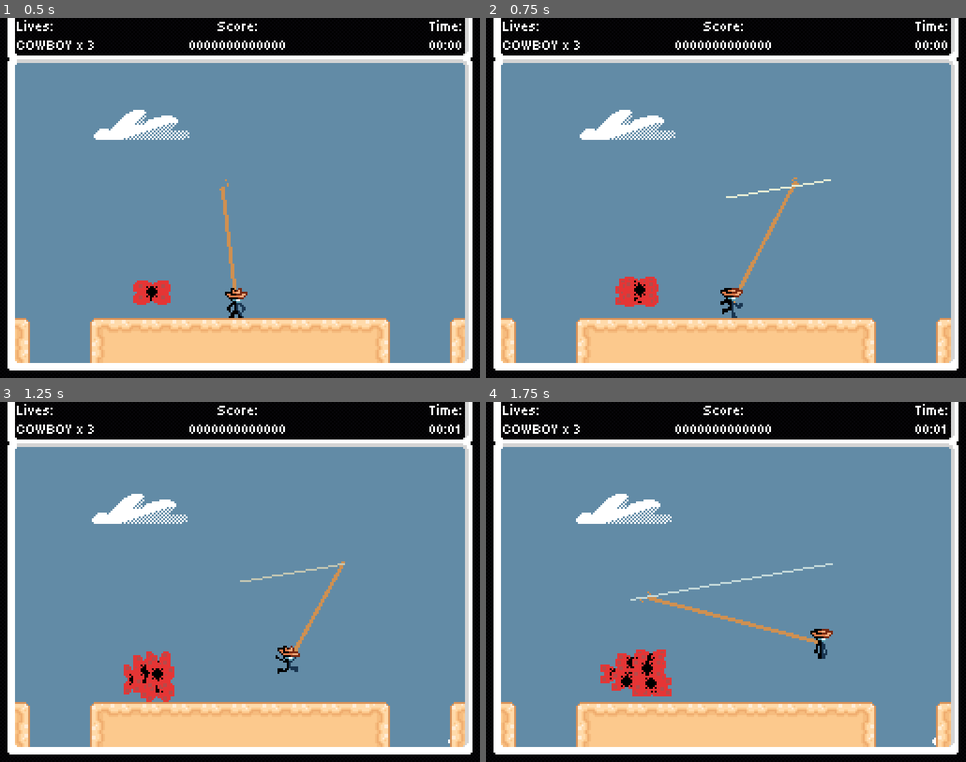
Above: before the commit, frames 1-4 (two rows, left to right).
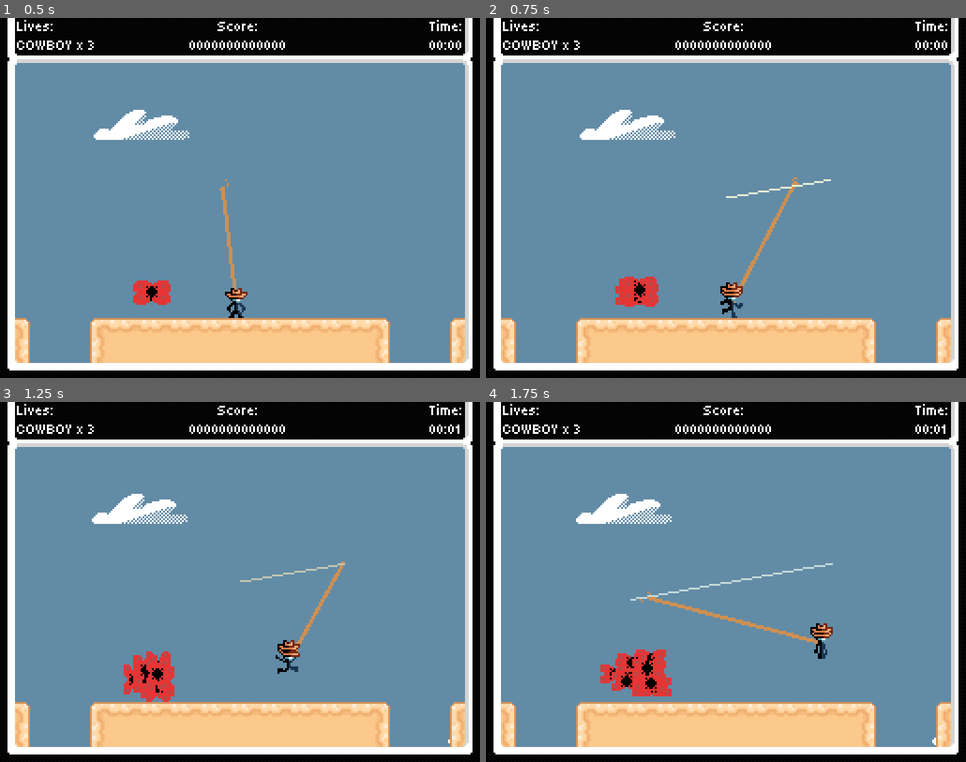
Above: after the commit, the same moments.

Repository: Jcodefox/GMTK-2025
Game: Godot game, scene res://scenes/topscenes/gameplay_topscene.tscn
The game is run twice, just before and just after one commit, with the same random seed, the same clock (stepped at 60 frames per second) and the same inputs.
Inputs (mouse positions are in pixels of both pictures, inside the frame that each line leads up to):
- Up to frame 1 (0.5 s): no input
- Up to frame 2 (0.75 s): move the mouse to (831, 180) at 0.52 s; hold D (move_right) from 0.53 s (still down)
- Up to frame 3 (1.25 s): keep holding D (move_right); tap Space (move_jump) at 0.77 s
- Up to frame 4 (1.75 s): keep holding D (move_right); move the mouse to (630, 600) at 1.27 s; tap Space (move_jump) at 1.52 s

Frame 1 is identical in both runs. In frame 2, less than 0.1% of the frame differs, in the area x 48-54%, y 73-77%; in frame 3, less than 0.1%, in the area x 57-63%, y 66-70%; in frame 4, less than 0.1%.

Commit message:
Have hat fly off at death

Diff:
--- a/assets/art/terrain/main_tile_set.tres
+++ b/assets/art/terrain/main_tile_set.tres
@@ -48,6 +48,7 @@
 4:0/0/terrains_peering_bit/left_side = 0
 4:0/0/terrains_peering_bit/top_side = 0
 4:0/0/terrains_peering_bit/top_right_corner = 0
+5:0/next_alternative_id = 3
 5:0/0 = 0
 5:0/0/terrain_set = 0
 5:0/0/terrain = 0
--- a/scenes/prefabs/enemies/mothick.tscn
+++ b/scenes/prefabs/enemies/mothick.tscn
@@ -17,4 +17,4 @@
 [node name="AnimatedSprite2D" type="AnimatedSprite2D" parent="."]
 sprite_frames = ExtResource("1_q3fok")
 autoplay = "default"
-frame_progress = 0.272771
+frame_progress = 0.0844424
--- a/scenes/prefabs/player.tscn
+++ b/scenes/prefabs/player.tscn
@@ -1,8 +1,9 @@
-[gd_scene load_steps=5 format=3 uid="uid://crq0ubo4sdfwt"]
+[gd_scene load_steps=6 format=3 uid="uid://crq0ubo4sdfwt"]
 
 [ext_resource type="Script" uid="uid://dgc1ud1pmx2lv" path="res://scripts/prefabs/player_v2.gd" id="1_tou0u"]
 [ext_resource type="SpriteFrames" uid="uid://bf6o51up71rto" path="res://assets/art/player/player_sprite_frames.tres" id="2_tou0u"]
 [ext_resource type="PackedScene" uid="uid://byjfep6lctpr3" path="res://scenes/prefabs/lasso.tscn" id="3_n0leu"]
+[ext_resource type="Texture2D" uid="uid://bd16750dl1tv5" path="res://assets/art/player/hat.png" id="4_8cdkg"]
 
 [sub_resource type="RectangleShape2D" id="RectangleShape2D_tou0u"]
 size = Vector2(8, 14)
@@ -31,3 +32,8 @@
 [node name="CollisionShape2D" type="CollisionShape2D" parent="HurtBox"]
 position = Vector2(0, 1)
 shape = SubResource("RectangleShape2D_tou0u")
+
+[node name="Hat" type="Sprite2D" parent="."]
+z_index = 1
+position = Vector2(0, -8)
+texture = ExtResource("4_8cdkg")
--- a/scripts/prefabs/player_v2.gd
+++ b/scripts/prefabs/player_v2.gd
@@ -30,6 +30,7 @@
 var visual_facing_left: bool = false
 # Used to prevent player input when playing death animation
 var dead: bool = false
+var dead_hat_velocity: Vector2 = Vector2.ZERO
 
 func _ready() -> void:
 	animated_sprite_ghosts = Globals.make_loop_ghosts_of($AnimatedSprite2D)
@@ -41,6 +42,7 @@
 func _physics_process(delta: float) -> void:
 	if dead:
 		velocity.y += default_gravity * delta
+		$Hat.position += dead_hat_velocity * delta
 		move_and_slide()
 		return
 
@@ -123,6 +125,12 @@
 			if sprite.global_position.y != on_screen_pos.y:
 				sprite.visible = false
 
+		$Hat.visible = true
+		$Hat.position += on_screen_pos - global_position
+		dead_hat_velocity = Vector2(randf_range(-15.0, 15.0), -50)
+
+		$Lasso.visible = false
+
 		# Disable collision so you can fall out of world
 		collision_mask = 0
 		collision_layer = 0
